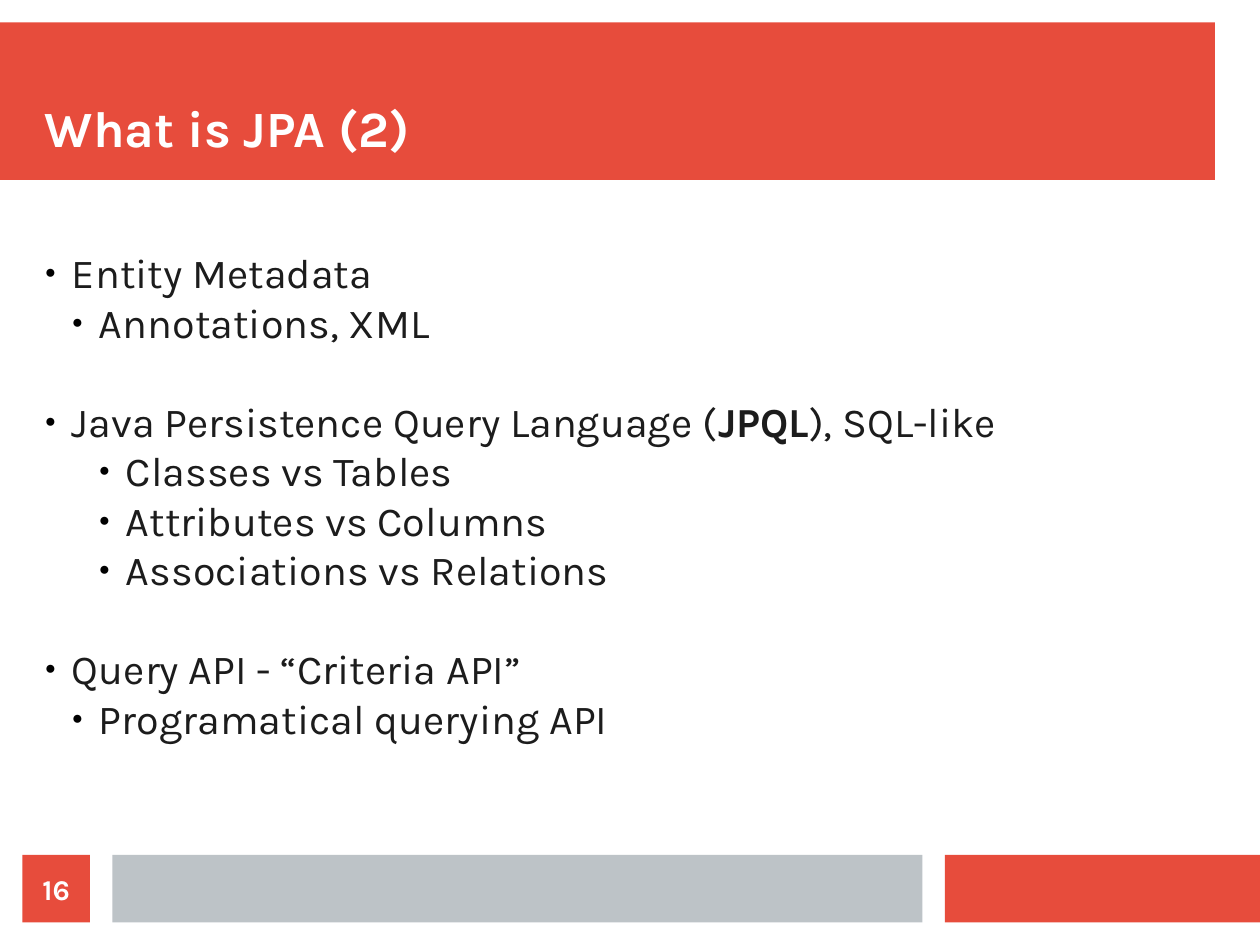
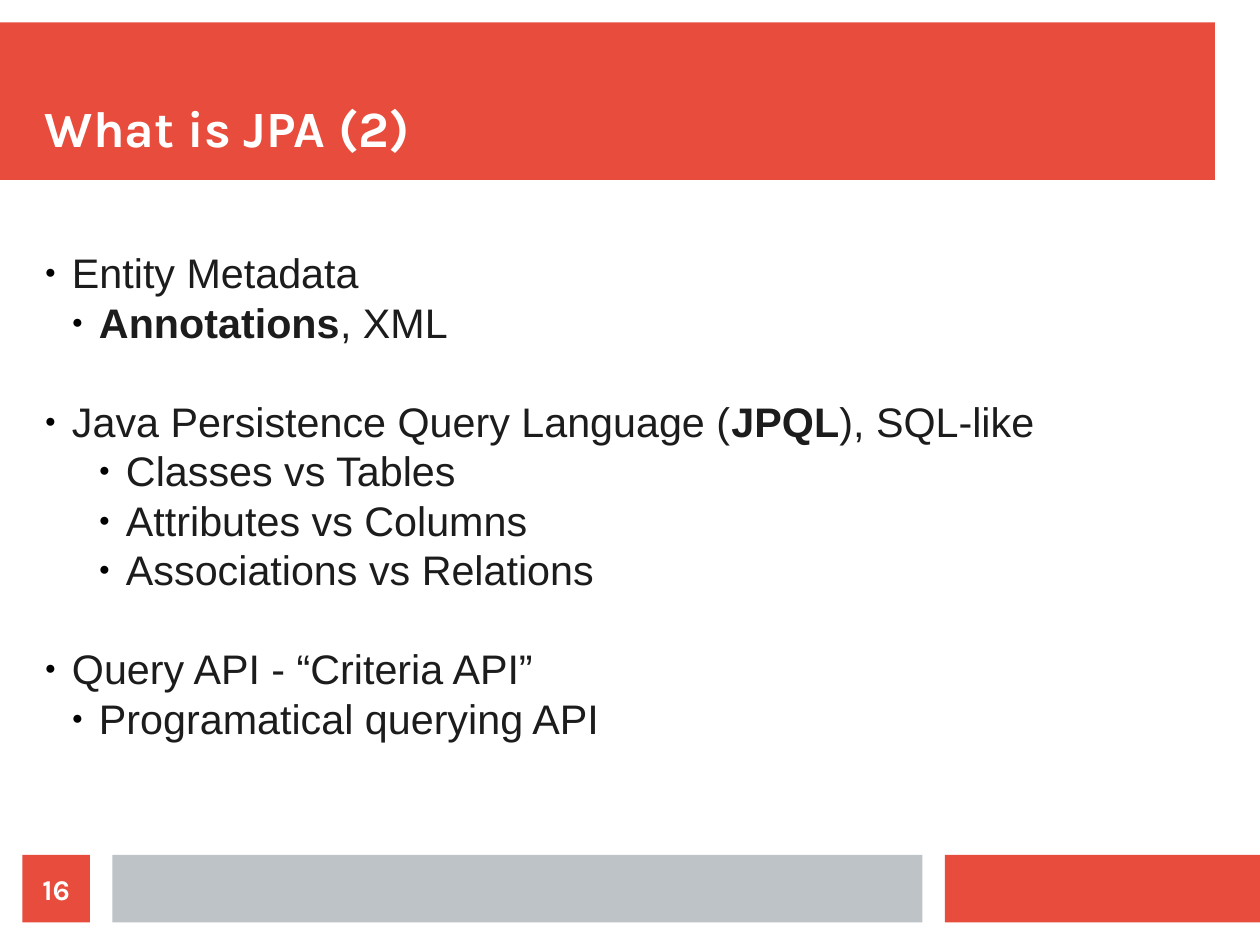
Before and after one commit to maxotta/pia-labs, a slide deck: slide 16 of lectures/persistence.odp. Drawn at 1260x945 pixels with LibreOffice and Linux fonts; fonts in the diff are those of the drawing. Boxes give left, top, right and bottom in pixels: in the first picture for what was removed or moved away, otherwise in the second. Text is boxed around its words. In the diff, an @@ line names an element or a change of style, - is before the commit and + after.

```diff
--- a/lectures/persistence.odp
+++ b/lectures/persistence.odp
@@ subtitle "Entity Metadata" at box(72, 258, 1034, 742): font Karla to Arial; bold on in "Annotations," @@
```
Also in this commit, not shown: 9 other slides changed, 18 slides added.
